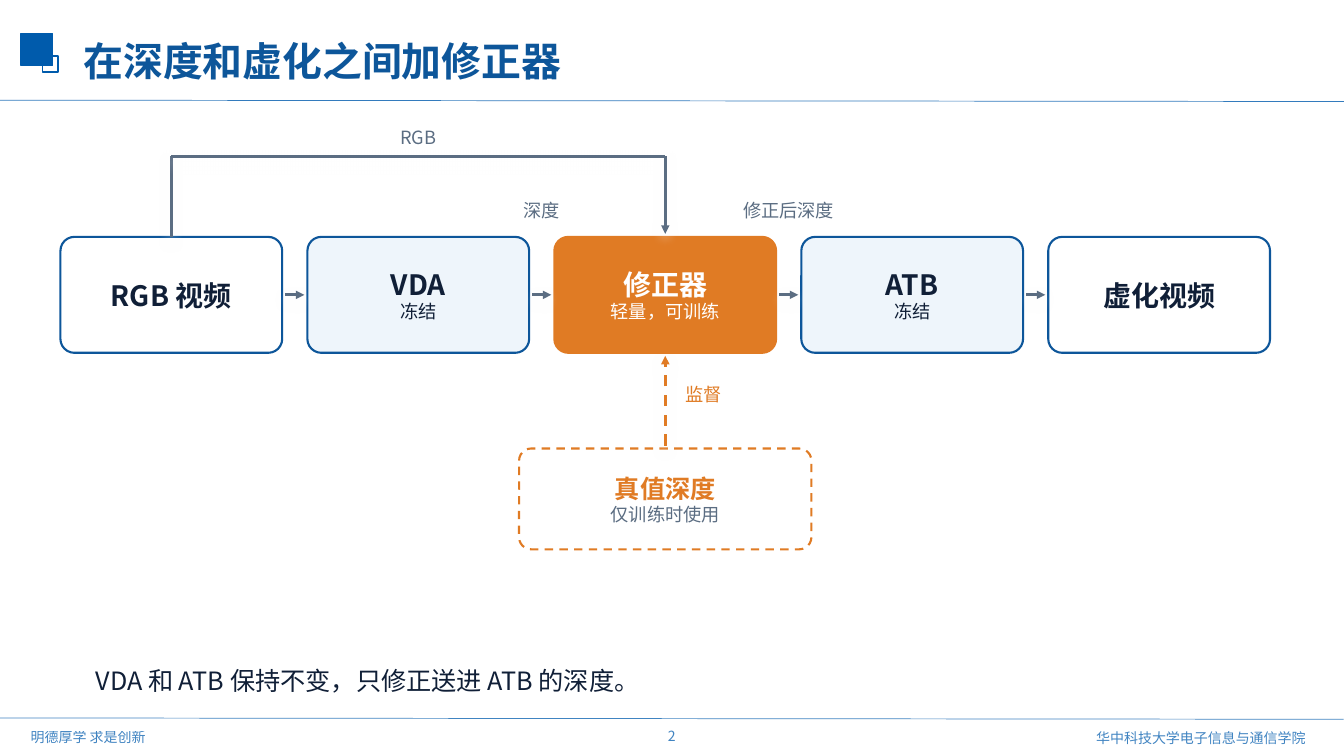
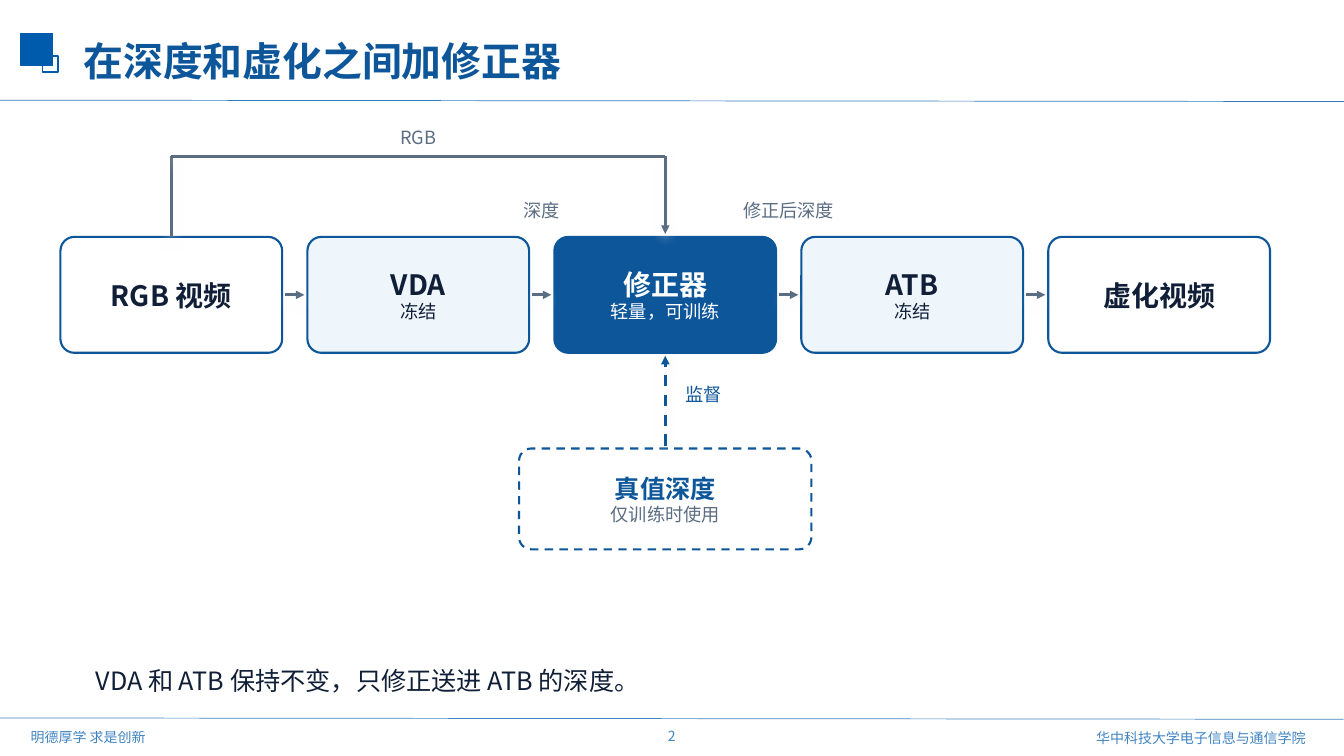
Before and after one commit to mengmcy1/OPPO-depth-guided-video-bokeh, a slide deck: slide 2 of 汇报/2026-10-23_ATB进展与FlashReFocus/FlashReFocus_论文介绍_1023.pptx. Drawn at 1344x756 pixels with LibreOffice and Linux fonts; fonts in the diff are those of the drawing; background and template pictures are left out. Boxes give left, top, right and bottom in pixels: in the first picture for what was removed or moved away, otherwise in the second. Text is boxed around its words. In the diff, an @@ line names an element or a change of style, - is before the commit and + after.

```diff
--- a/汇报/2026-10-23_ATB进展与FlashReFocus/FlashReFocus_论文介绍_1023.pptx
+++ b/汇报/2026-10-23_ATB进展与FlashReFocus/FlashReFocus_论文介绍_1023.pptx
@@ rounded rectangle "修正器" at (x1=555, y1=237, x2=776, y2=353): fill #E07B24 to #0D569A; outline #E07B24 1.5 pt to #0D569A 1.5 pt @@
@@ arrow (665, 446) - (665, 356): stroke #E07B24 2 pt dashed to #0D569A 2 pt dashed @@
@@ text "监督" at (x1=685, y1=385, x2=721, y2=403): text colour #E07B24 to #0D569A @@
@@ rounded rectangle "真值深度" at (x1=519, y1=449, x2=812, y2=549): outline #E07B24 1.5 pt dashed to #0D569A 1.5 pt dashed @@
@@ text in rounded rectangle at (x1=615, y1=476, x2=716, y2=500): text colour #E07B24 to #0D569A in "真值深度" @@
```
Also in this commit, not shown: 1 other slide changed.
